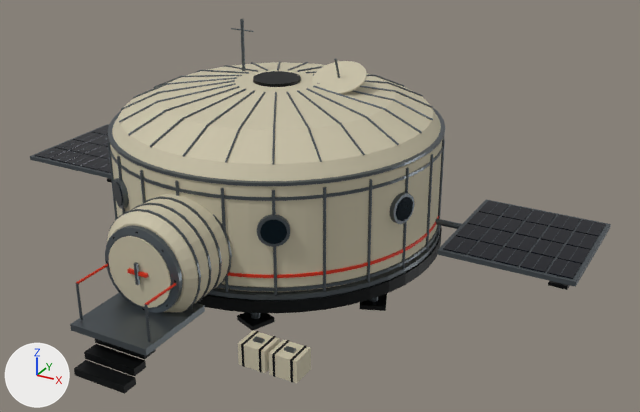
The glTF model public/models/mars/hab.glb as it was, and as the next commit left it.
Both versions are drawn from a camera (50 mm lens) standing at (11.89, -19.28, 11.24) and looking at (1.84, -1.01, 2.11). The axes (+X, +Y, +Z) are drawn at lower left. The lights are the same throughout. The first picture is the older version. Vertices at exactly the same position are counted once.

Names of what the first picture shows: 'HAB — surface habitat'.
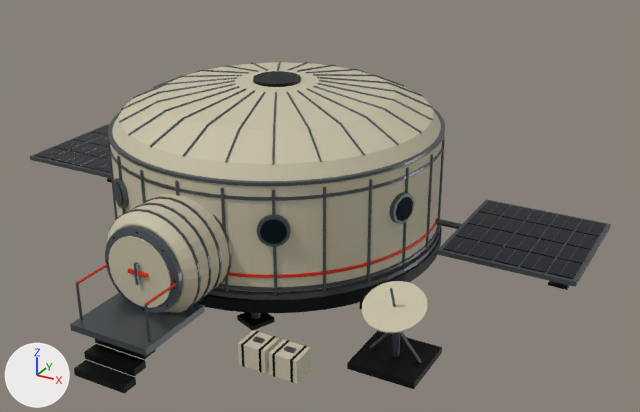
Commit message: habitat(feat): Add detailed model with anchored minimum-size display

The change, as a diff of the scene's bpy script:
```diff
--- a/public/models/mars/hab.glb.py
+++ b/public/models/mars/hab.glb.py
@@ me_hab @@
 # used by ob_hab___surface_habitat; location = (0.0, 0.0, 0.0)
-me_hab.from_pydata(...)  # 5343 vertices, 9812 faces; spans x -8.4..8.4, y -7.5..4.5, z 0.0..6.2
+me_hab.from_pydata(...)  # 5390 vertices, 9904 faces; spans x -8.4..8.4, y -7.5..4.5, z 0.0..5.0
+# me_hab part 1: the loose piece of 130 vertices spanning x 0.8..2.2, y 0.0..1.3, z 4.6..5.3 is moved by (3.7, -4.4, -3.6)
+# me_hab part 2: a new loose piece, a box spanning x 4.4..6.0, y -4.4..-2.8, z 0.0..0.16, in mat_graphite_structure (black #131617)
+# me_hab part 3: a new loose piece, a 16-sided cylinder along z spanning x 5.11..5.29, y -3.69..-3.51, z 0.16..1.2, in mat_brushed_titanium (dark grey #61696e)
+# me_hab part 4: the loose piece of 18 vertices spanning x 1.5, y 0.4..0.7, z 5.0..5.6 is moved by (3.7, -4.4, -3.5)
+# me_hab part 5: a new loose piece of 49 vertices spanning x 4.6..5.8, y -3.6, z 0.1..0.9, in mat_brushed_titanium (dark grey #61696e)
+# me_hab part 6: the loose piece of 26 vertices spanning x -1.5, y 0.7, z 4.7..6.2 is deleted
+# other edits to the shape of me_hab do not show in these pictures
 me_hab.materials.append(mat_ceramic_insulation)
```

Location of each change, [x1, y1, x2, y2] in pixels of the pictures (640 x 412 px; the box of a moved part takes in the faces that stretch with it):
'HAB — surface habitat', reshaped (11% shorter)
    before: [30, 19, 611, 394]
    after: [30, 61, 611, 394]
part 1 of me_hab, moved or reshaped
    before: [312, 61, 367, 94]
    after: [362, 281, 428, 333]
part 2 of me_hab, added (black)
    after: [347, 331, 442, 389]
part 3 of me_hab, added
    after: [391, 333, 400, 357]
part 4 of me_hab, moved or reshaped
    before: [334, 58, 340, 78]
    after: [390, 288, 396, 307]
part 5 of me_hab, added
    after: [370, 332, 422, 363]
part 6 of me_hab, deleted
    before: [240, 19, 245, 71]
